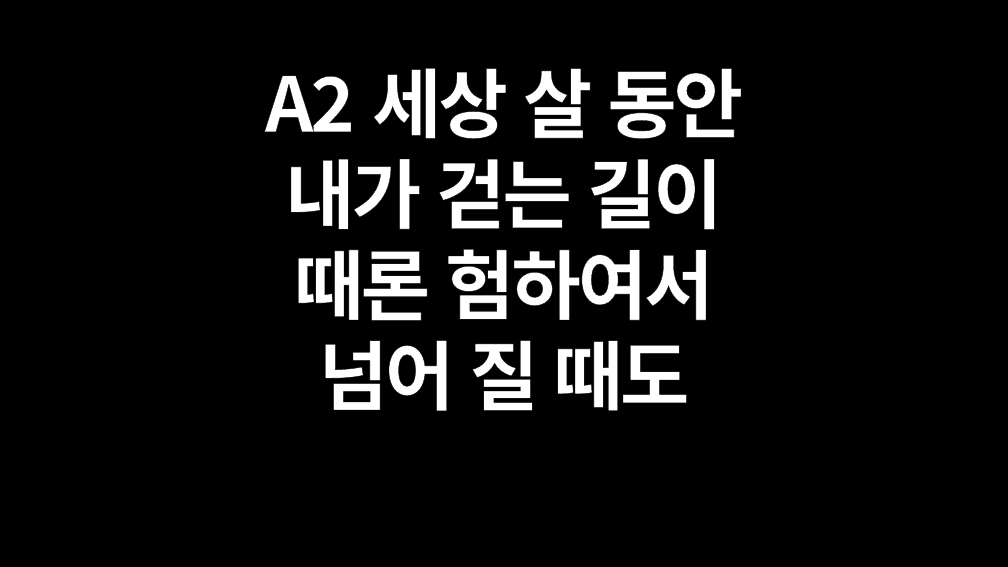
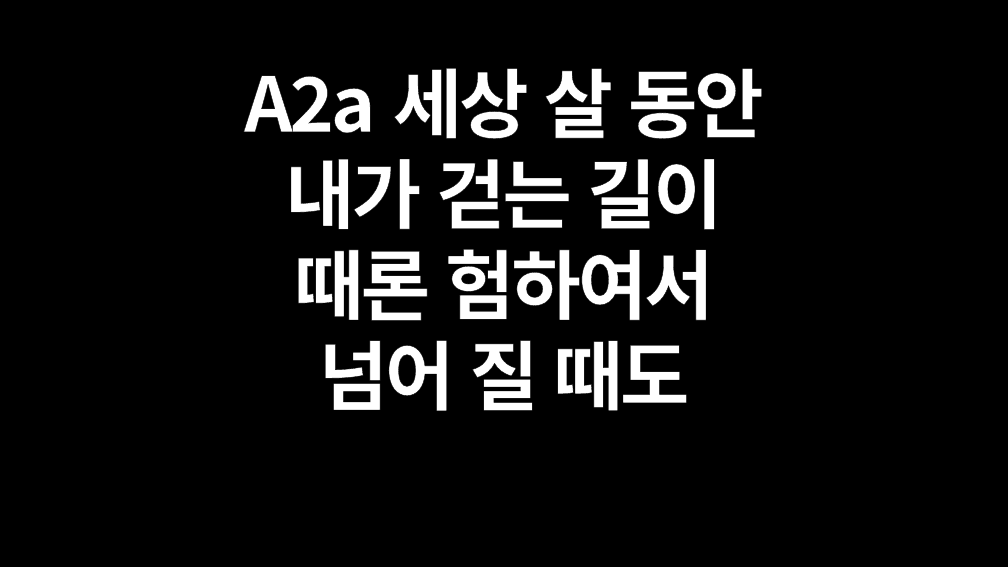
Before and after one commit to JohnHaan/lyrics-generator, a slide deck: slide 4 of songs/song-04/song.pptx. Drawn at 1008x567 pixels with LibreOffice and Linux fonts; fonts in the diff are those of the drawing. Boxes give left, top, right and bottom in pixels: in the first picture for what was removed or moved away, otherwise in the second. Text is boxed around its words. In the diff, an @@ line names an element or a change of style, - is before the commit and + after.

```diff
--- a/songs/song-04/song.pptx
+++ b/songs/song-04/song.pptx
@@ text at (244,68,764,139): text changed @@
-A2 세상 살 동안
+A2a 세상 살 동안
```
Also in this commit, not shown: 6 other slides changed, 11 other files.
